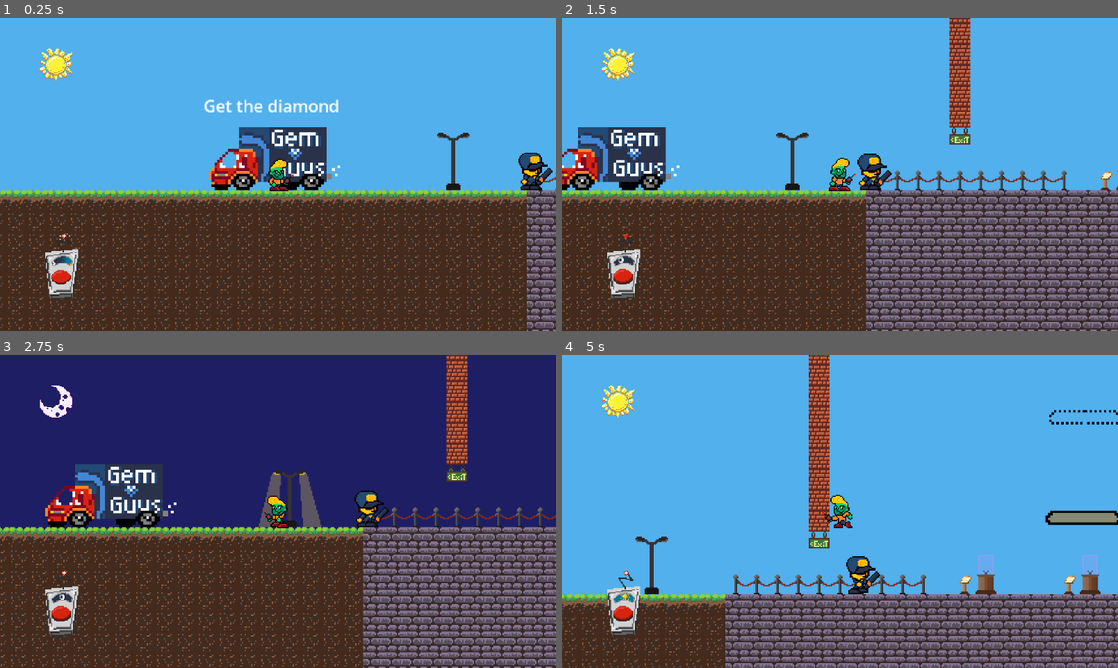
Above: before the commit, frames 1-4 (two rows, left to right).
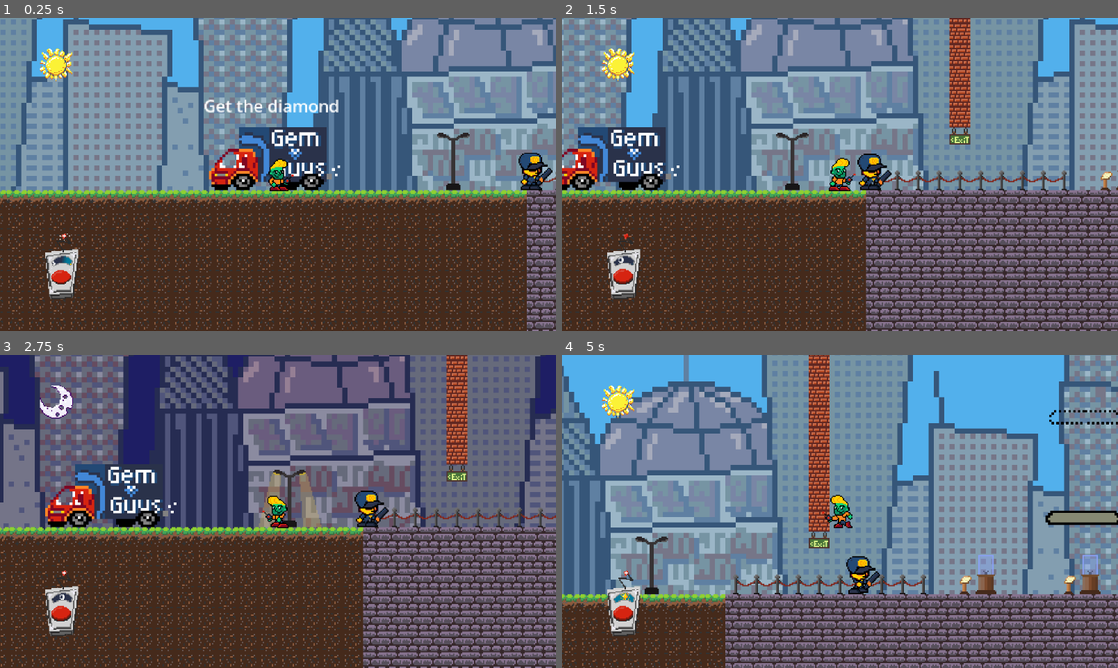
Above: after the commit, the same moments.

Repository: noble-squared/Colorado-Game-Jam
Game: Godot game, scene res://Scenes/levels/JackM_level_1.tscn
The game is run twice, just before and just after one commit, with the same random seed, the same clock (stepped at 60 frames per second) and the same inputs. This scene is started directly instead of the project's main scene.
Inputs:
- Up to frame 1 (0.25 s): no input
- Up to frame 2 (1.5 s): hold D (Right) from 0.53 s (still down); tap Space (SwapTime) at 0.6, 1.35 s; tap W (Jump) at 0.77 s
- Up to frame 3 (2.75 s): tap W (Jump) at 1.52 s; release D (Right) at 2.03 s; hold A (Left) from 2.03 s (still down); tap Space (SwapTime) at 2.1 s
- Up to frame 4 (5 s): release A (Left) at 2.78 s; hold D (Right) 2.78-4.28 s; tap Space (SwapTime) at 2.85, 3.6, 4.35 s; tap W (Jump) at 3.02, 3.77, 4.52 s; hold A (Left) from 4.28 s (still down)

The runs differ from the first frame. In frame 1, 47% of the frame differs, in the area x 0-100%, y 0-56%; in frame 2, 46%; in frame 3, 36%; in frame 4, 59%, in the area x 0-100%, y 0-78%.

Commit message:
city backdrop

Diff:
--- /dev/null
+++ b/Scenes/CityBackdrop.tscn
@@ -0,0 +1,62 @@
+[gd_scene format=3 uid="uid://b5kdyywl34hq8"]
+
+[ext_resource type="Texture2D" uid="uid://u3e7ercfib6i" path="res://assets/art/Sprite Sheets/City.png" id="1_3rfro"]
+[ext_resource type="PackedScene" uid="uid://devv5sj3bpqso" path="res://Scenes/background.tscn" id="2_jb88n"]
+
+[sub_resource type="TileSetAtlasSource" id="TileSetAtlasSource_jb88n"]
+texture = ExtResource("1_3rfro")
+texture_region_size = Vector2i(128, 128)
+2:1/0 = 0
+2:2/0 = 0
+3:2/0 = 0
+2:3/0 = 0
+3:3/0 = 0
+0:4/0 = 0
+2:4/0 = 0
+3:4/0 = 0
+4:4/0 = 0
+5:4/0 = 0
+6:4/0 = 0
+7:4/0 = 0
+0:5/0 = 0
+1:5/0 = 0
+2:5/0 = 0
+3:5/0 = 0
+4:5/0 = 0
+5:5/0 = 0
+6:5/0 = 0
+7:5/0 = 0
+0:6/0 = 0
+1:6/0 = 0
+2:6/0 = 0
+3:6/0 = 0
+4:6/0 = 0
+5:6/0 = 0
+6:6/0 = 0
+7:6/0 = 0
+0:7/0 = 0
+1:7/0 = 0
+2:7/0 = 0
+3:7/0 = 0
+4:7/0 = 0
+5:7/0 = 0
+6:7/0 = 0
+7:7/0 = 0
+0:0/0 = 0
+
+[sub_resource type="TileSet" id="TileSet_uib18"]
+sources/0 = SubResource("TileSetAtlasSource_jb88n")
+
+[node name="CityBackdrop" type="Node2D" unique_id=1438811968]
+z_index = -8
+
+[node name="TileMap" type="TileMap" parent="." unique_id=217879899]
+scale = Vector2(4, 4)
+tile_set = SubResource("TileSet_uib18")
+format = 2
+layer_0/tile_data = PackedInt32Array(-262144, 0, 0, -262136, 0, 0, -196616, 0, 0, -196624, 0, 0, -196632, 0, 0, -196640, 0, 0, -262128, 0, 0, -262120, 0, 0, -262112, 0, 0, -196648, 0, 0, -262104, 0, 0, -196656, 0, 0, -196664, 0, 0, -196672, 0, 0, -262096, 0, 0, -262088, 0, 0, -196680, 0, 0)
+
+[node name="Background" parent="." unique_id=288593620 instance=ExtResource("2_jb88n")]
+modulate = Color(1, 1, 1, 0.2901961)
+self_modulate = Color(1, 1, 1, 0.039215688)
+z_index = 0
--- a/Scenes/levels/JackM_level_1.tscn
+++ b/Scenes/levels/JackM_level_1.tscn
@@ -2,10 +2,11 @@
 
 [ext_resource type="Script" uid="uid://plxnceo48jyh" path="res://Scripts/game.gd" id="1_woo7q"]
 [ext_resource type="Texture2D" uid="uid://b8a8ouyy1tkum" path="res://assets/art/Sprite Sheets/ColoradoGameJamEnvironmentTileSet.png" id="2_adum2"]
+[ext_resource type="PackedScene" uid="uid://b5kdyywl34hq8" path="res://Scenes/CityBackdrop.tscn" id="3_4c1wq"]
 [ext_resource type="PackedScene" uid="uid://dm4ghbmkfq828" path="res://Scenes/player.tscn" id="3_ch732"]
 [ext_resource type="PackedScene" uid="uid://ck765sbran6xt" path="res://Scenes/loot.tscn" id="4_4c1wq"]
 [ext_resource type="PackedScene" uid="uid://dol0a51giqtfq" path="res://Scenes/getaway_truck.tscn" id="5_253b1"]
-[ext_resource type="PackedScene" path="res://Scenes/street_light.tscn" id="6_ec1r3"]
+[ext_resource type="PackedScene" uid="uid://btbyejebdjwdy" path="res://Scenes/street_light.tscn" id="6_ec1r3"]
 [ext_resource type="PackedScene" uid="uid://x6bo71sn0vlp" path="res://Scenes/platform.tscn" id="7_mvss5"]
 [ext_resource type="PackedScene" uid="uid://ddfmdwr4w2hln" path="res://Scenes/guard.tscn" id="8_klt6r"]
 [ext_resource type="PackedScene" uid="uid://5xetlc2tbsu8" path="res://Scenes/spotlight.tscn" id="9_6wku1"]
@@ -65,6 +66,10 @@
 script = ExtResource("1_woo7q")
 
 [node name="Background" parent="." unique_id=288593620 instance=ExtResource("10_adum2")]
+
+[node name="CityBackdrop" parent="." unique_id=1438811968 instance=ExtResource("3_4c1wq")]
+z_index = -8
+position = Vector2(-60, -3)
 
 [node name="TileMapLayer" type="TileMapLayer" parent="." unique_id=297308668]
 tile_map_data = PackedByteArray("AAD8/wEAAAAAAAAAAAD9/wEAAAAAAAAAAAD+/wEAAAAAAAAAAAD//wEAAAAAAAAAAAAAAAEAAAAAAAAAAAABAA …(33696 unchanged characters)…
Binary file added: assets/art/Sprite Sheets/City.png
Not shown, added: assets/art/Sprite Sheets/City.png.import
